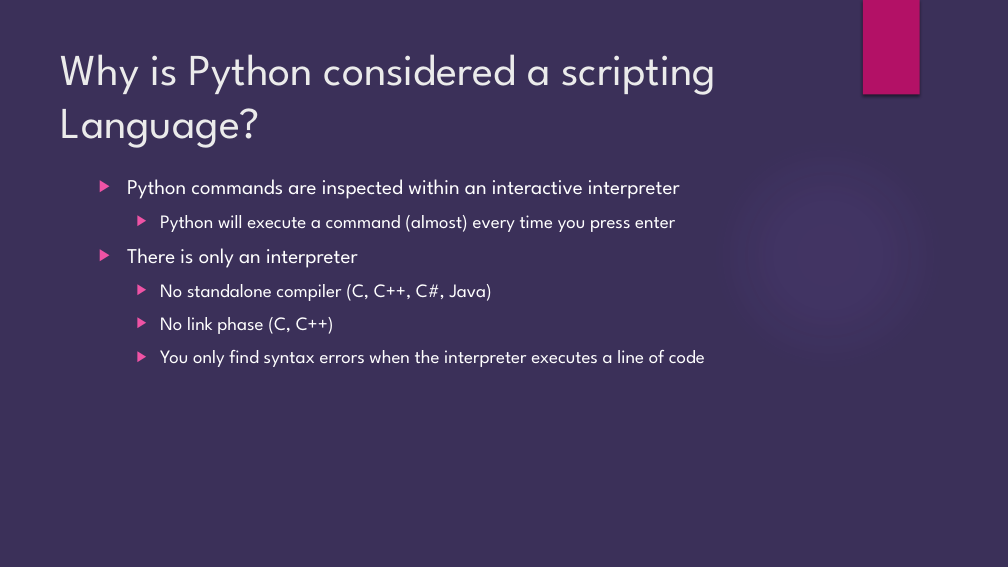
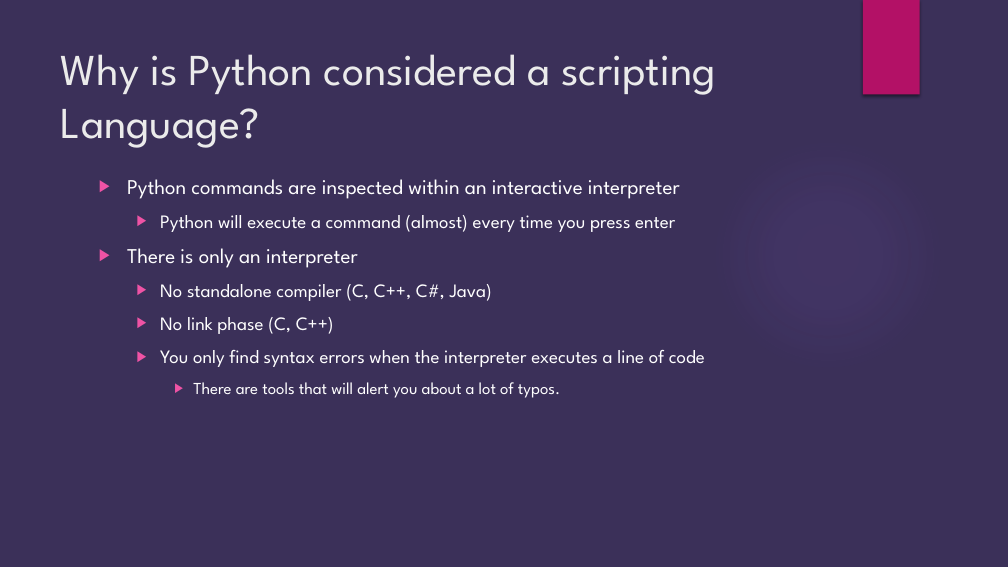
Before and after one commit to brianjgrier/Python-Overview, a slide deck: slide 11 of Python Introduction.pptx. Drawn at 1008x567 pixels with LibreOffice and Linux fonts; fonts in the diff are those of the drawing; background and template pictures are left out. Boxes give left, top, right and bottom in pixels: in the first picture for what was removed or moved away, otherwise in the second. Text is boxed around its words. In the diff, an @@ line names an element or a change of style, - is before the commit and + after.

```diff
--- a/Python Introduction.pptx
+++ b/Python Introduction.pptx
@@ text at (x1=193, y1=382, x2=560, y2=398): paragraph added @@
+    ▶ There are tools that will alert you about a lot of typos.
```
Also in this commit, not shown: 11 other slides changed, 3 slides added.
